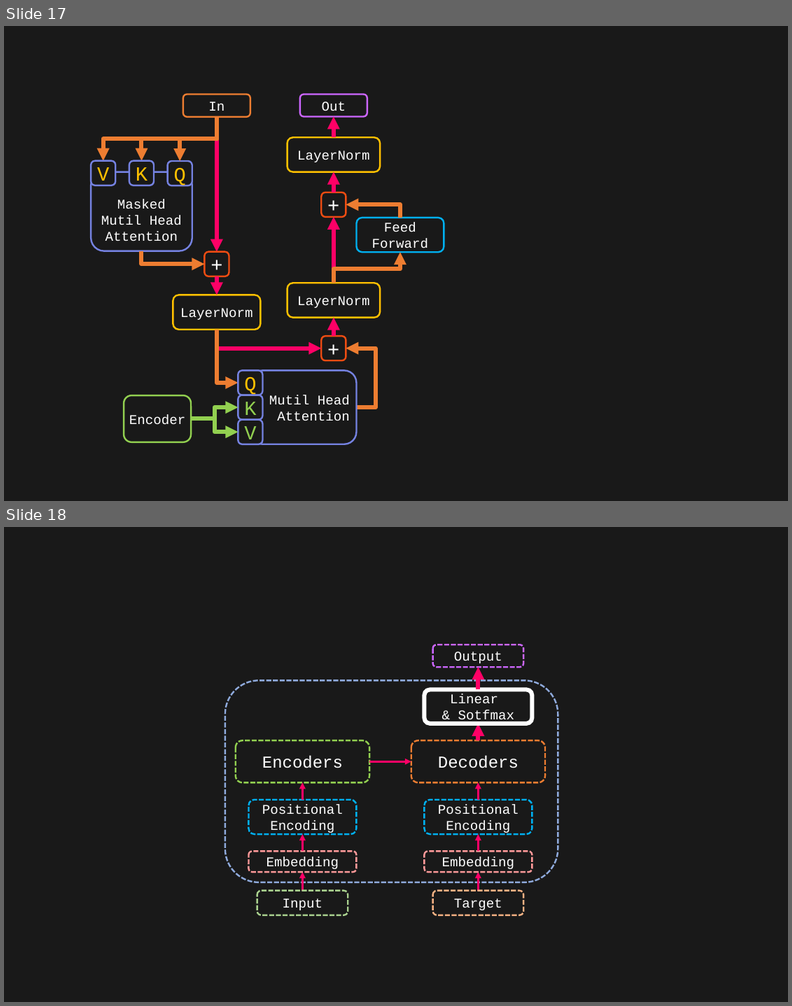
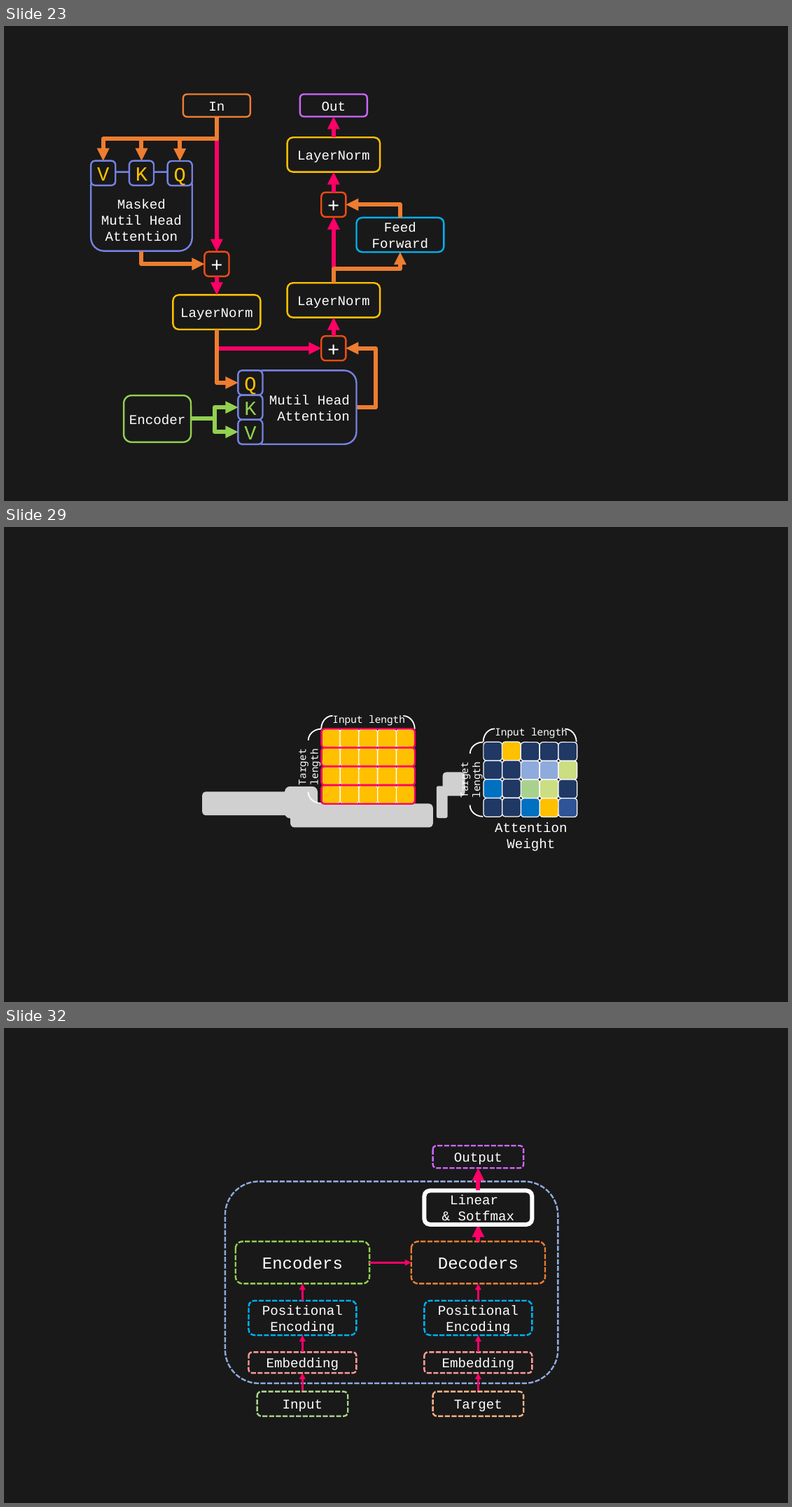
Before and after one commit to toonnyy8/PPT, a slide deck: Attention-is-all-you-need/image.pptx. Shown one above the other, each under a label of ours: slides 17 and 18 before the commit, slides 23, 29 and 32 after it; the slides between them are not shown. The pictures are 792x1006 and 792x1507 pixels, drawn with LibreOffice and Linux fonts; fonts in the diff are those of the drawing; grey boxes stand for pictures. Boxes give left, top, right and bottom in pixels: in the first picture for what was removed or moved away, otherwise in the second. Text is boxed around its words. In the diff, an @@ line names an element or a change of style, - is before the commit and + after.

```diff
--- a/Attention-is-all-you-need/image.pptx
+++ b/Attention-is-all-you-need/image.pptx
@@ slide 29 added at box(4, 527, 788, 1002), background #191919 @@
@@ group added at box(299, 710, 416, 809): 22 rounded rectangles, 4 arc (boxed as its full ellipse)s @@
+Input length
+Target length
@@ rounded rectangle added at box(322, 729, 415, 747), outline #FF0066 4 pt @@
@@ rounded rectangle added at box(322, 747, 415, 766), outline #FF0066 4 pt @@
@@ group added at box(460, 723, 577, 822): 22 rounded rectangles, 4 arc (boxed as its full ellipse)s @@
+Input length
+Target length
@@ rounded rectangle added at box(322, 766, 415, 785), outline #FF0066 4 pt @@
@@ picture added at box(443, 772, 465, 797) @@
@@ picture added at box(202, 792, 304, 815) @@
@@ picture added at box(285, 787, 318, 818) @@
@@ rounded rectangle added at box(322, 785, 415, 803), outline #FF0066 4 pt @@
@@ picture added at box(437, 786, 448, 818) @@
@@ picture added at box(290, 803, 433, 827) @@
@@ rounded rectangle added at box(487, 823, 575, 847), 32 pt, text #FFFFFF @@
+Attention
+Weight
@@ what was slide 17 is now slide 23 @@
@@ what was slide 18 is now slide 32 @@
```
Also in this commit, not shown: 7 slides changed, 5 other slides added, 16 other files.
